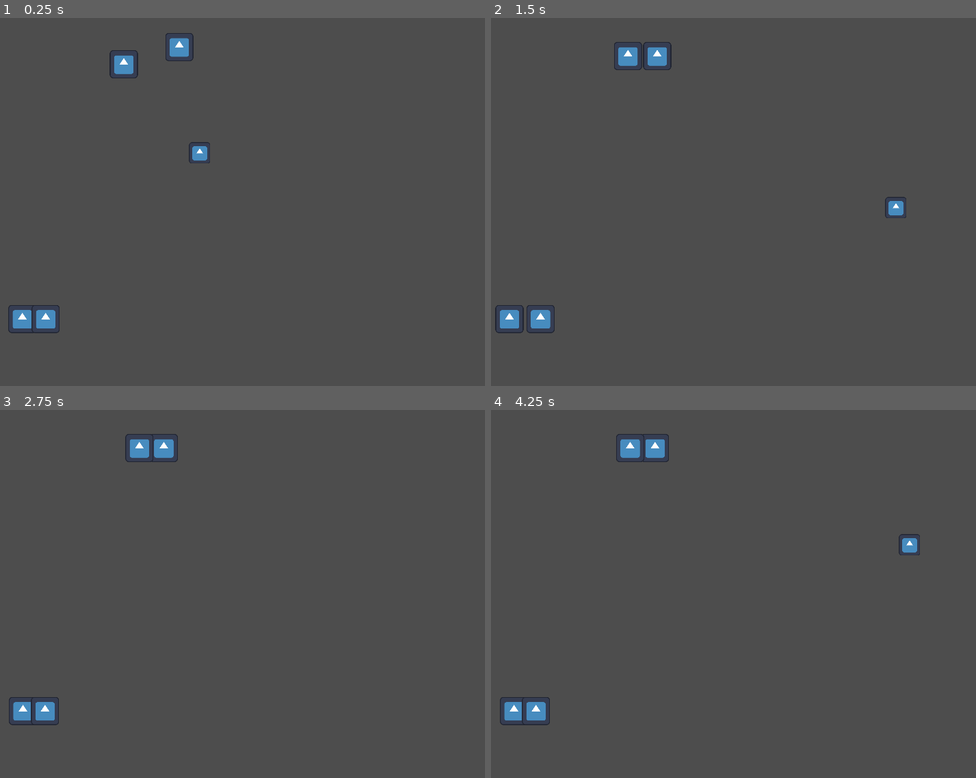
Above: before the commit, frames 1-4 (two rows, left to right).
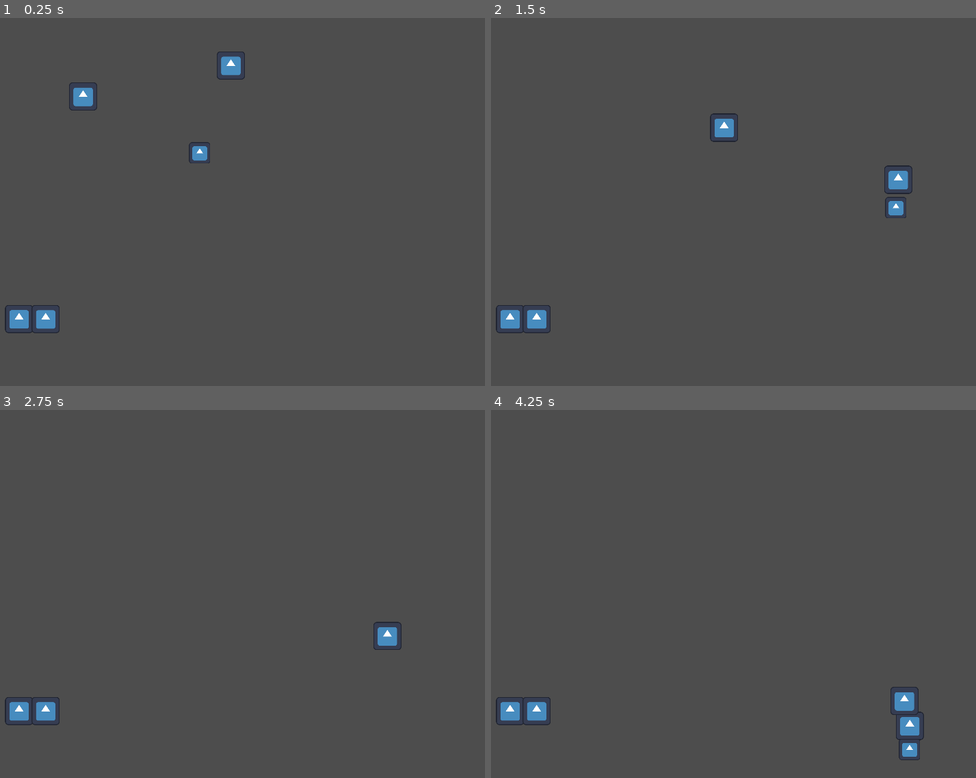
Above: after the commit, the same moments.

Repository: HasenBraten7/BALLS
Game: Godot game, scene res://TCSN/map.tscn
Same seed, same stepped clock (60 frames per second), same inputs: the game is played once before the commit and once after it. This scene is started directly instead of the project's main scene. The engine's default icon, where the game draws it, is replaced by a stand-in: a white triangle on a blue panel in a dark square.
Inputs:
- Up to frame 1 (0.25 s): no input
- Up to frame 2 (1.5 s): hold D (right) 0.53-1.28 s; hold S (down) from 1.28 s (still down)
- Up to frame 3 (2.75 s): release S (down) at 2.03 s; hold D (right) from 2.03 s (still down)
- Up to frame 4 (4.25 s): release D (right) at 2.78 s; hold W (up) 2.78-3.53 s; hold A (left) from 3.53 s (still down)

The runs differ from the first frame. In frame 1, 1.2% of the frame differs, in the area x 0-51%, y 4-86%; in frame 2, 1.2%; in frame 3, 0.9%; in frame 4, 1.5%, in the area x 0-90%, y 6-96%.

Commit message:
fix: AI only moves to AI

Diff:
--- a/Scripts/node_2d.gd
+++ b/Scripts/node_2d.gd
@@ -1,6 +1,9 @@
 extends CharacterBody2D
 
 @export var speed = 400
+
+func _ready() -> void:
+	add_to_group("characters")
 
 func get_input():
 	var input_direction = Input.get_vector("left", "right", "up", "down")
--- a/TCSN/ai.gd
+++ b/TCSN/ai.gd
@@ -7,7 +7,9 @@
 
 func get_nearest_entity() -> CharacterBody2D:
 	var nearest: CharacterBody2D = null
+	var furthest: CharacterBody2D = null
 	var nearest_dist := INF
+	var furthest_dist := INF
 
 	var chars = get_tree().get_nodes_in_group("characters")
 
@@ -19,8 +21,17 @@
 		if dist < nearest_dist:
 			nearest_dist = dist
 			nearest = c
+		if dist > furthest_dist:
+			furthest_dist = dist
+			furthest = c
 
-	return nearest
+	if bool(randi() % 2):
+		#print("Furthest")
+		#dprint(furthest.global_position)
+		return furthest
+	else:
+		#print("Nearest")
+		return nearest
 
 
 func move_towards_target(target: CharacterBody2D):
